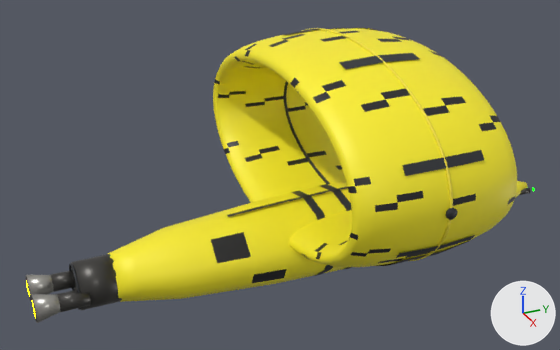
Before and after pictures for a commit that changed the glTF model ThoriumGap_JS/models/Ship_Hooper_760830.glb.
Camera for both pictures: a camera (50 mm lens) standing at (7.42, -4.17, 4.58) and looking at (-0.09, -0.79, 0.82). Arrows for +X, +Y and +Z are at lower right; the lights stay in place. The first picture is the older version. Where no turn or scale is listed for an object, it has been applied to the vertices.

Names of what the first picture shows: 'EngineBell_Left_AftHullBurnishedNozzle', 'EngineBell_Right_AftHullBurnishedNozzle', 'EngineBlock_AftHullIntegratedMountPlate', 'EngineThroat_Right_AftHullDarkSocket', 'Fuselage_MainCenteredHull_CenterOfMassAtOrigin', 'HoopPanelClamp_01_DarkOuterJoint', 'HoopPanelClamp_02_DarkOuterJoint', 'Hoop_InnerLip_DarkInsetRing', 'Hoop_MainStructuralRing_YAxisHole_ElongatedY_LowerMidpointAtOrigin', 'Hoop_OuterArmorRaisedRim', 'PaintHoopAsymmetricGate_LeftTallPrimaryPanel' and 10 more.
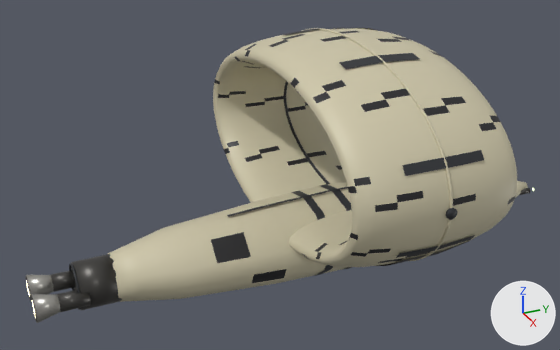
Location of each change, [x1, y1, x2, y2] in pixels of the pictures (560 x 350 px):
'Hoop_MainStructuralRing_YAxisHole_ElongatedY_LowerMidpointAtOrigin', recoloured (yellow to beige): [213, 28, 517, 267] in both
'Fuselage_MainCenteredHull_CenterOfMassAtOrigin', recoloured (yellow to beige): [108, 181, 528, 302] in both
'Hoop_OuterArmorRaisedRim', recoloured: [302, 28, 453, 261] in both
'PaintHoopAsymmetricGate_LeftTallPrimaryPanel', recoloured: [352, 28, 378, 31] in both

The edits, one by one:
Material 'Ship_HoopFamily_ScoutHoop_asymmetric_gate_FullYellowWithBlackDetails_Seed760830_Hull_Main_FullYellowWithBlackDetails' (mat_ship_hoopfamily_scouthoop_asymmetric_gate_fullyellowwithblackdetails_seed760830_hull_main_fullyellowwithblackdetails) changes colour from yellow #fff127 to beige #cec7aa; in linear values from (1.0, 0.88, 0.02) to (0.62, 0.57, 0.4).
Material 'Ship_HoopFamily_ScoutHoop_asymmetric_gate_FullYellowWithBlackDetails_Seed760830_Paint_Primary_FullYellowWithBlackDetails' (mat_ship_hoopfamily_scouthoop_asymmetric_gate_fullyellowwithblackdetails_seed760830_paint_primary_fullyellowwithblackdetails) changes colour from yellow #fff127 to beige #cec7aa; in linear values from (1.0, 0.88, 0.02) to (0.62, 0.57, 0.4).
Material 'Ship_HoopFamily_ScoutHoop_asymmetric_gate_FullYellowWithBlackDetails_Seed760830_Hull_Panel_FullYellowWithBlackDetails' (mat_ship_hoopfamily_scouthoop_asymmetric_gate_fullyellowwithblackdetails_seed760830_hull_panel_fullyellowwithblackdetails) changes colour from yellow #f6e53f to beige #cec7aa; in linear values from (0.92, 0.78, 0.05) to (0.62, 0.57, 0.4).
